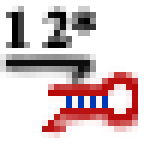
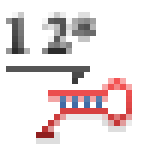
Layers edited between the first and the second 144 × 144 image:
removed layer "secondary" over [42, 66, 138, 138]
removed layer "domain" over [0, 6, 96, 90]
added layer "Layer 2" above "Layer 1" over [36, 78, 132, 144]
added layer "Layer 1" over [6, 12, 96, 84]
